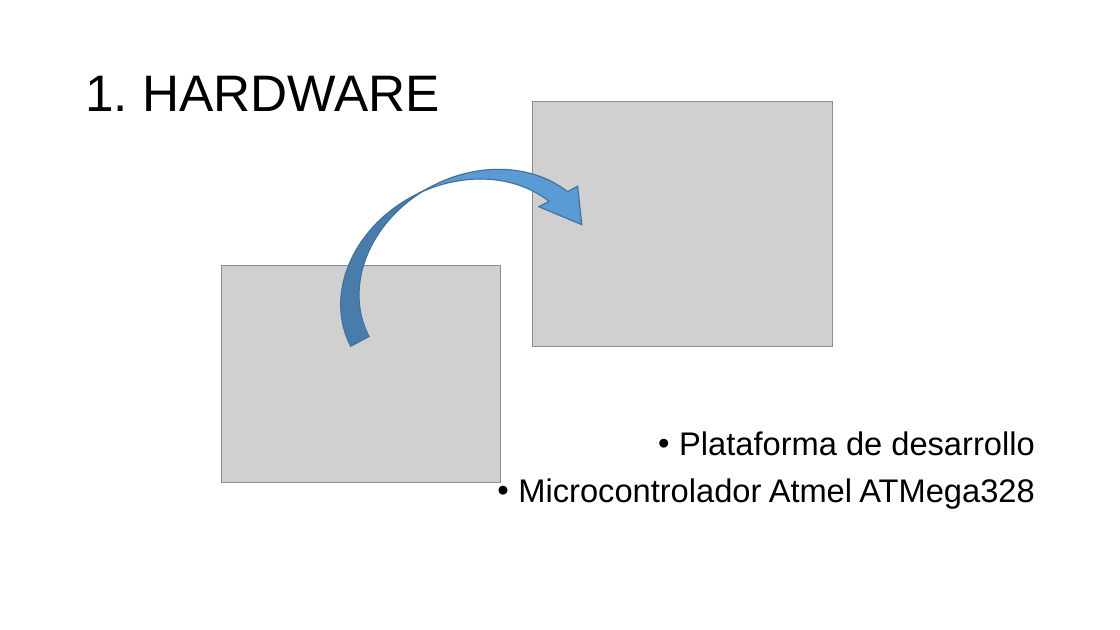
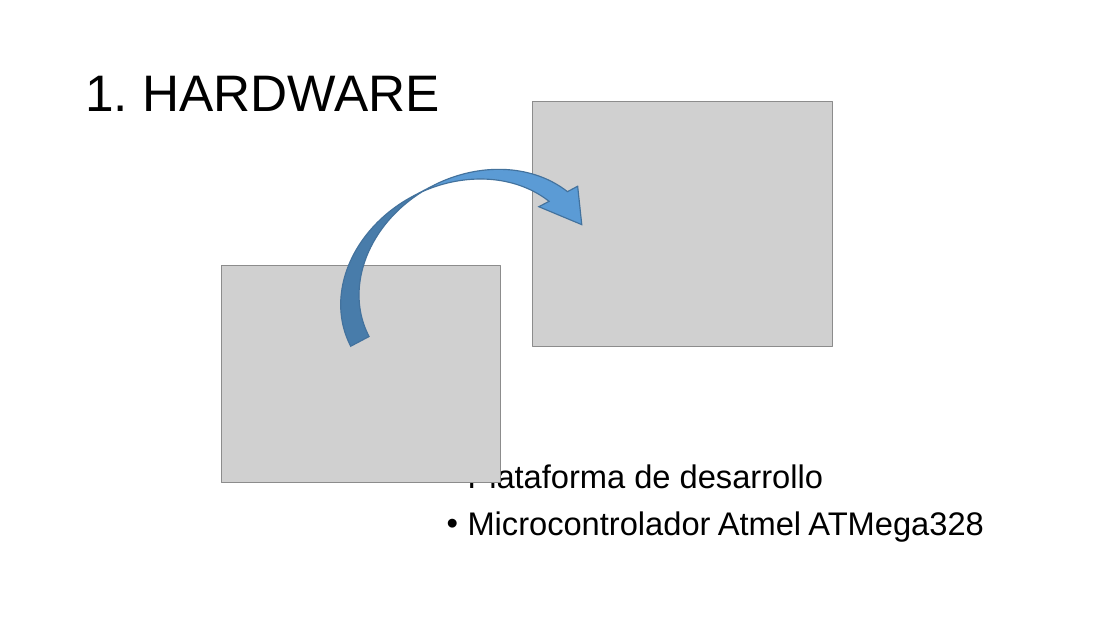
Before and after one commit to aludena18/Tesis, a slide deck: slide 10 of Telelocalización y Captura de Imágenes.pptx (slide 8 before the commit). Drawn at 1120x630 pixels with LibreOffice and Linux fonts; fonts in the diff are those of the drawing; grey boxes stand for pictures. Boxes give left, top, right and bottom in pixels: in the first picture for what was removed or moved away, otherwise in the second. Text is boxed around its words. In the diff, an @@ line names an element or a change of style, - is before the commit and + after.

```diff
--- a/Telelocalización y Captura de Imágenes.pptx
+++ b/Telelocalización y Captura de Imágenes.pptx
@@ text "Plataforma de desarrollo": place and size @@
-text "Plataforma de desarrollo" at bbox=[518, 431, 1034, 508]
+text "Plataforma de desarrollo" at bbox=[468, 462, 983, 541]
@@ text "Plataforma de desarrollo" at bbox=[468, 462, 983, 541]: alignment right to left @@
```
Also in this commit, not shown: 3 other slides changed, 3 slides added, 1 other file.
